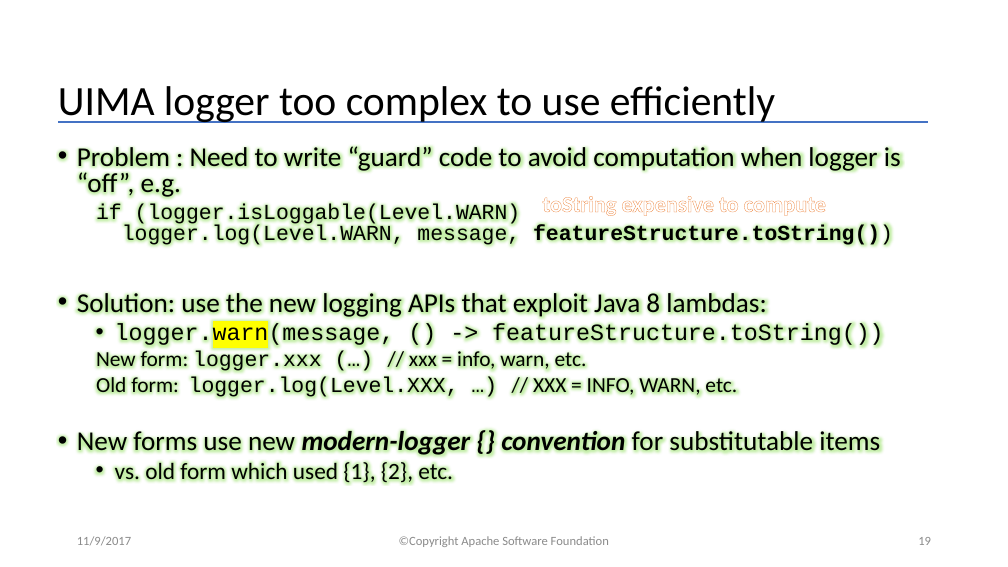
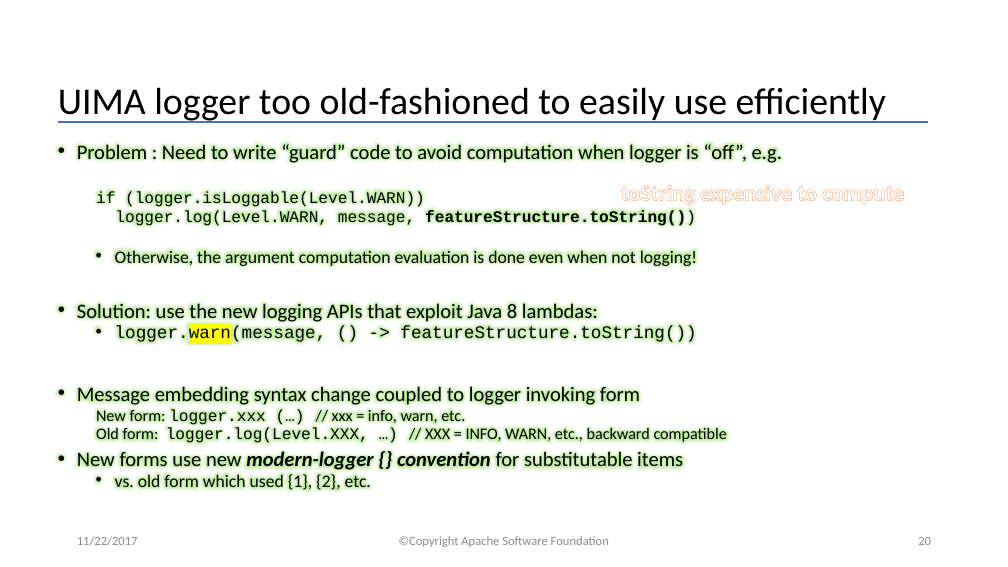
Before and after one commit to apache/uima-site, a slide deck: slide 20 of docs/downloads/uv3/UIMA_V3_Programmers_Solutions.pptx (slide 19 before the commit). Drawn at 1008x567 pixels with LibreOffice and Linux fonts; fonts in the diff are those of the drawing. Boxes give left, top, right and bottom in pixels: in the first picture for what was removed or moved away, otherwise in the second. Text is boxed around its words. In the diff, an @@ line names an element or a change of style, - is before the commit and + after.

Commit message:
update with info on new facility for signature checking.  also update uv3 programmers solutions powerpoint

```diff
--- a/docs/downloads/uv3/UIMA_V3_Programmers_Solutions.pptx
+++ b/docs/downloads/uv3/UIMA_V3_Programmers_Solutions.pptx
@@ title at box(58, 87, 886, 123): text changed; size 39.6 to 36 pt @@
-UIMA logger too complex to use efficiently
+UIMA logger too old-fashioned to easily use efficiently
@@ text at box(77, 142, 782, 493): size 25.9 to 19.6 pt in "Problem : Need to write “guard” code ...", "Solution: use the new logging APIs that ...", "New forms use new modern-logger {} convention ..."; size 22.2 to 16.8 pt in "logger.warn(message, () -> featureStructure.toString())", "vs. old form which used {1}, {2}, ..."; size 20.4 to 15.4 pt in "New form: logger.xxx (…) // xxx = ..."; line spacing 0.8 to 0.7 @@
@@ text "toString expensive to compute": place and size @@
-text "toString expensive to compute" at box(542, 196, 826, 216)
+text "toString expensive to compute" at box(621, 185, 904, 205)
@@ text at box(96, 191, 697, 268): text changed; size 20.4 to 15.4 pt @@
-  if (logger.isLoggable(Level.WARN)
-  logger.log(Level.WARN, message, featureStructure.toString())
+  if (logger.isLoggable(Level.WARN))
+  logger.log(Level.WARN, message, featureStructure.toString())
+  • Otherwise, the argument computation evaluation is done even when not logging!
@@ text at box(77, 384, 640, 407): paragraph added @@
+• Message embedding syntax change coupled to logger invoking form
@@ text at box(96, 426, 727, 444): text changed; size 20.4 to 15.4 pt @@
-  Old form: logger.log(Level.XXX, …) // XXX = INFO, WARN, etc.
+  Old form: logger.log(Level.XXX, …) // XXX = INFO, WARN, etc., backward compatible
@@ text at box(77, 536, 138, 546): text changed @@
-11/9/2017
+11/22/2017
@@ page number at box(918, 537, 931, 545): text changed @@
-19
+20
```
Also in this commit, not shown: 24 other slides changed, 5 slides added, 3 other files.
